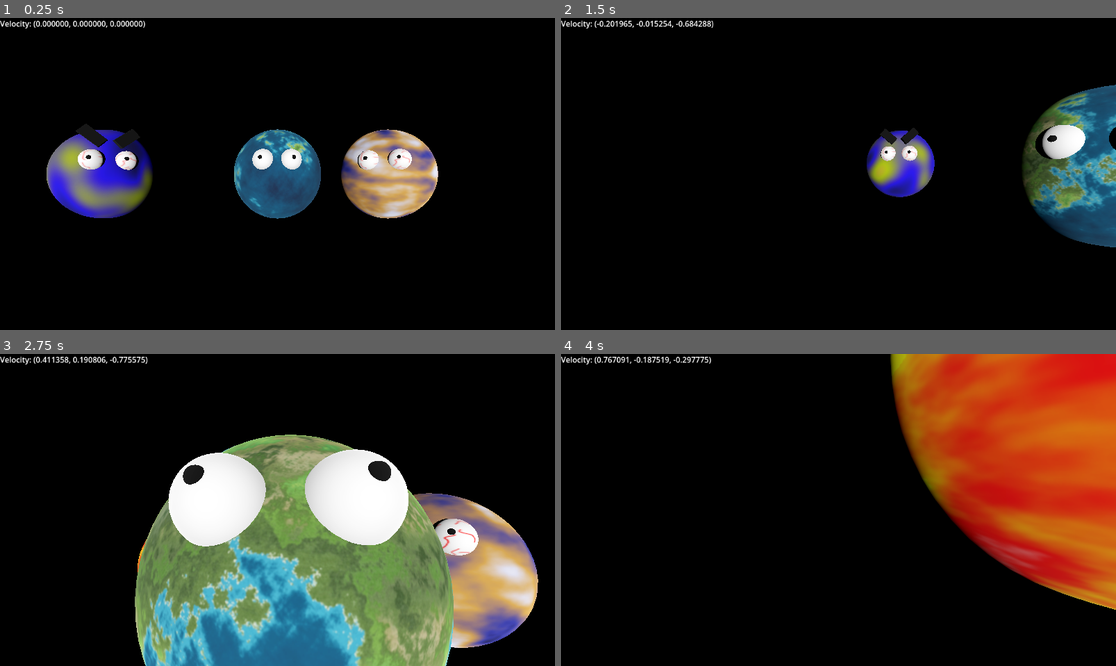
Above: before the commit, frames 1-4 (two rows, left to right).
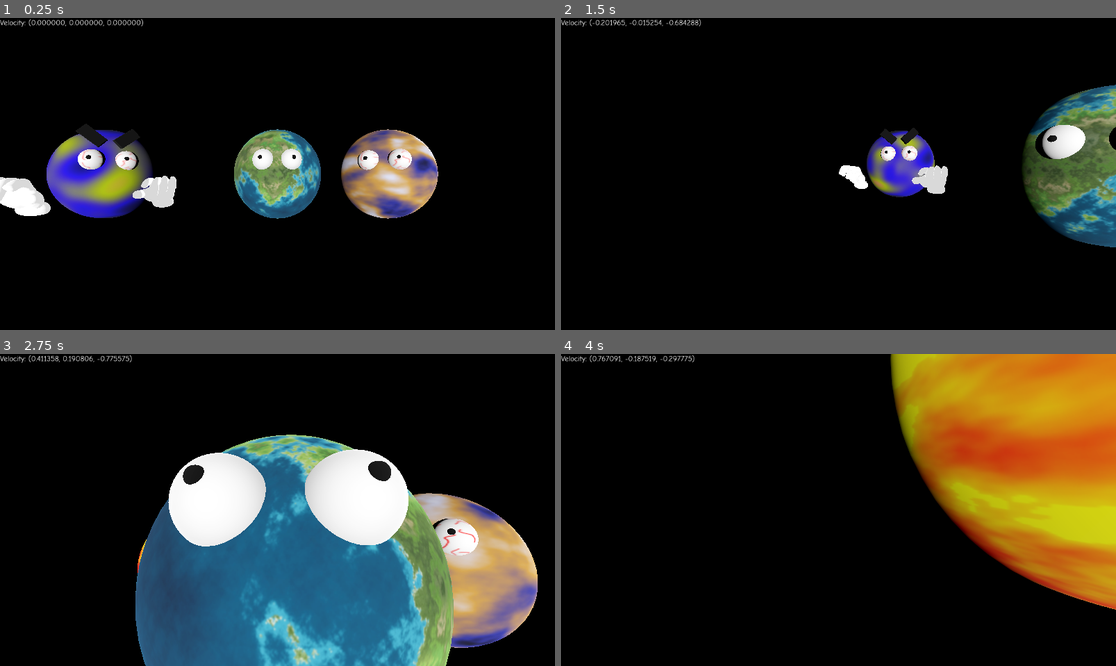
Above: after the commit, the same moments.

Repository: partkyle/godot-sparpg
Game: Godot game, scene res://game.tscn
Two runs of this game, one before a commit and one after it. Both use one fixed random seed, a clock stepped at 60 frames per second and the inputs below.
Inputs (mouse positions are in pixels of both pictures, inside the frame that each line leads up to):
- Up to frame 1 (0.25 s): no input
- Up to frame 2 (1.5 s): move the mouse to (866, 174) at 0.52 s; hold Q (decelerate) 0.53-1.28 s; hold E (accelerate) from 0.53 s (still down); move the mouse to (810, 174) at 1.27 s; click (810, 174) at 1.35 s
- Up to frame 3 (2.75 s): keep holding E (accelerate); move the mouse to (288, 503) at 2.02 s; hold Q (decelerate) from 2.03 s (still down)
- Up to frame 4 (4 s): keep holding E (accelerate); move the mouse to (832, 516) at 2.77 s; release Q (decelerate) at 2.78 s; click (832, 516) at 2.85 s; move the mouse to (877, 513) at 3.52 s; hold Q (decelerate) from 3.53 s (still down)

The runs differ from the first frame. In frame 1, 9.4% of the frame differs, in the area x 0-79%, y 0-65%; in frame 2, 6.2%; in frame 3, 28%, in the area x 0-97%, y 0-100%; in frame 4, 20%.

Commit message:
so handsy

Diff:
--- a/game.tscn
+++ b/game.tscn
@@ -1,9 +1,10 @@
-[gd_scene load_steps=49 format=3 uid="uid://vbpgk5xc4kt2"]
+[gd_scene load_steps=50 format=3 uid="uid://vbpgk5xc4kt2"]
 
 [ext_resource type="Script" uid="uid://4tbts5iaml8k" path="res://entities/planet/planet.gd" id="1_80nbo"]
 [ext_resource type="Shader" uid="uid://cmonbjnvu1osx" path="res://entities/planet/planet.gdshader" id="2_feb5d"]
 [ext_resource type="Texture2D" uid="uid://cd8jbgjrnw6jo" path="res://entities/planet/assets/TexturesForPlanets-TerrestrialWorldsPack/Terrestrial1.png" id="3_fc0e3"]
 [ext_resource type="Texture2D" uid="uid://b6oyi1p2polxr" path="res://entities/planet/assets/bloodshot-eyes.png" id="4_fc0e3"]
+[ext_resource type="PackedScene" uid="uid://0s4pkcqm6vyr" path="res://n64_master_hand_smooth_ver/scene.gltf" id="4_vef74"]
 [ext_resource type="Script" uid="uid://bmganatsi74u5" path="res://entities/player/player.gd" id="5_7jktm"]
 [ext_resource type="Script" uid="uid://1j332kbulav0" path="res://mouse_handler.gd" id="6_j5wjh"]
 [ext_resource type="Script" uid="uid://cdmhq7sxrmkuv" path="res://ui/ui.gd" id="6_ryrav"]
@@ -154,12 +155,12 @@
 environment = SubResource("Environment_eow3j")
 
 [node name="Planet" type="Node3D" parent="." node_paths=PackedStringArray("player")]
-transform = Transform3D(-0.773404, 0, -0.633913, 0, 1, 0, 0.633913, 0, -0.773404, -1.91784, 0, 1.31947)
+transform = Transform3D(-0.773403, 0, -0.633914, 0, 1, 0, 0.633914, 0, -0.773403, -1.91784, 0, 1.31947)
 script = ExtResource("1_80nbo")
 player = NodePath("../Player")
 
 [node name="MeshInstance3D" type="MeshInstance3D" parent="Planet"]
-transform = Transform3D(0.706031, 0, 0.685476, 0, 1, 0, -0.685476, 0, 0.706031, 0, 0, 0)
+transform = Transform3D(-0.866224, 0, 0.465719, 0, 1, 0, -0.465719, 0, -0.866224, 0, 0, 0)
 mesh = SubResource("SphereMesh_vef74")
 
 [node name="Eyes" type="Node3D" parent="Planet"]
@@ -198,13 +199,19 @@
 [node name="CollisionShape3D" type="CollisionShape3D" parent="Planet/Area3D"]
 shape = SubResource("SphereShape3D_fc0e3")
 
+[node name="Sketchfab_Scene" parent="Planet" instance=ExtResource("4_vef74")]
+transform = Transform3D(-0.318866, 0, 0.0849986, 0, 0.33, 0, -0.0849986, 0, -0.318866, 0.513393, -0.45235, -0.620689)
+
+[node name="Sketchfab_Scene2" parent="Planet" instance=ExtResource("4_vef74")]
+transform = Transform3D(0.318866, 0, 0.0849986, 0, 0.33, 0, 0.0849986, 0, -0.318866, -0.379856, -0.45235, -0.813057)
+
 [node name="Planet2" type="Node3D" parent="." node_paths=PackedStringArray("player")]
 transform = Transform3D(-1, 0, -8.74228e-08, 0, 1, 0, 8.74228e-08, 0, -1, 0, 0, 1.32246)
 script = ExtResource("1_80nbo")
 player = NodePath("../Player")
 
 [node name="MeshInstance3D" type="MeshInstance3D" parent="Planet2"]
-transform = Transform3D(0.706031, 0, 0.685476, 0, 1, 0, -0.685476, 0, 0.706031, 0, 0, 0)
+transform = Transform3D(-0.866224, 0, 0.465719, 0, 1, 0, -0.465719, 0, -0.866224, 0, 0, 0)
 mesh = SubResource("SphereMesh_mfdv2")
 
 [node name="Eyes" type="Node3D" parent="Planet2"]
@@ -241,7 +248,7 @@
 player = NodePath("../Player")
 
 [node name="MeshInstance3D" type="MeshInstance3D" parent="Planet3"]
-transform = Transform3D(0.706031, 0, 0.685476, 0, 1, 0, -0.685476, 0, 0.706031, 0, 0, 0)
+transform = Transform3D(-0.866224, 0, 0.465719, 0, 1, 0, -0.465719, 0, -0.866224, 0, 0, 0)
 mesh = SubResource("SphereMesh_x5p1p")
 
 [node name="Eyes" type="Node3D" parent="Planet3"]
@@ -279,7 +286,7 @@
 player = NodePath("../Player")
 
 [node name="MeshInstance3D" type="MeshInstance3D" parent="Sun"]
-transform = Transform3D(-0.554101, 0, -0.836606, 0, 1, 0, 0.836606, 0, -0.554101, 0, 0, 0)
+transform = Transform3D(-0.408183, 0, 0.916849, 0, 1, 0, -0.916849, 0, -0.408183, 0, 0, 0)
 mesh = SubResource("SphereMesh_80cx4")
 
 [node name="Area3D" type="Area3D" parent="Sun"]
--- a/ui/ui_theme.tres
+++ b/ui/ui_theme.tres
@@ -1,3 +1,6 @@
-[gd_resource type="Theme" format=3 uid="uid://cpddxkl67rvai"]
+[gd_resource type="Theme" load_steps=2 format=3 uid="uid://cpddxkl67rvai"]
+
+[ext_resource type="FontFile" uid="uid://84wsjapb4ngg" path="res://ui/fonts/ComicNeue-Regular.ttf" id="1_udl1o"]
 
 [resource]
+default_font = ExtResource("1_udl1o")
Not shown, added: n64_master_hand_smooth_ver/license.txt
Binary file added: n64_master_hand_smooth_ver/scene.bin
Not shown, added: n64_master_hand_smooth_ver/scene.gltf
Not shown, added: n64_master_hand_smooth_ver/scene.gltf.import
Renamed: fonts/ComicNeue-Regular.ttf -> ui/fonts/ComicNeue-Regular.ttf
Not shown, changed: ui/fonts/ComicNeue-Regular.ttf.import
